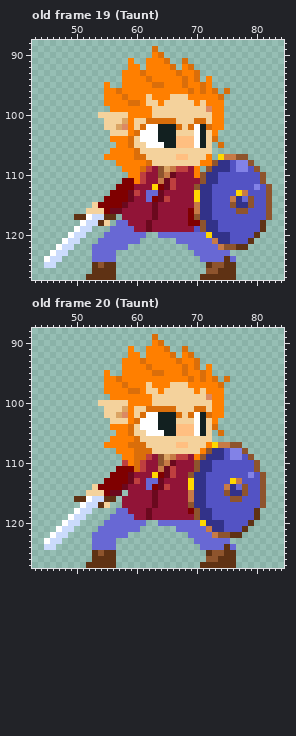
Pixel-art file -- Main Build/Art/Cato Combat Sprite.aseprite. That is the earlier state.
128x128 pixels, 48 frames. Shown: old frame 19 (Taunt): x 43..84, y 88..127; old frame 20 (Taunt): x 43..84, y 88..127. The commit also changed other frames, which this record leaves out.
And afterwards:
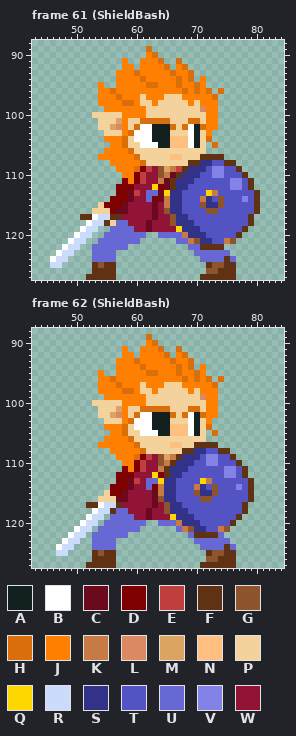
Palette (. is transparent): A #122020  B #ffffff  C #6b091e  D #7f0000  E #bf3f3f  F #5f3214  G #8e542d  H #da6e0a  J #ff7f00  K #c77a46  L #db8963  M #dba463  N #ffbf81  P #f4d29c  Q #ffd700  R #cbdbfc  S #323289  T #5353c4  U #6868d4  V #8282e7  W #911437
A new or re-ordered frame is compared with the old frame closest to it.
Diff:
frames 48 -> 69
Changed rows in their new state; - is an unchanged pixel.
Frame 61 (ShieldBash) is new; against old frame 19 (Taunt):
first column x 45:
 89 -----------------H.-------------------
 90 -----------------JH.------------------
 91 -------------J.-J--H.-H.--------------
 92 -------------J-.J---H.JH.-------------
 93 ------------J--HJ----HJ-H.------------
 94 ------------J---HJ----HJH.J.----------
 95 ---------J.-J----H-J--HJ-HJ.----------
 96 ---------J-HJ----------HJHJH.H.-------
 97 ---------J--HJ--PJ--P--J----H.--------
 98 ---------J---H-JP-JP----JPJ--.--------
 99 ----------J------P--------LJ-.--------
100 --------P----J---P---------J-.--------
101 ---------P--MJP-H----P--H-PJ-.--------
102 ---------P-MLJPHB-A--HPHBAHJ-.--------
103 ----------P--JHB--A--P--BAPJ.---------
104 ----------J--HPB--A--N--BAPH.---------
105 -----------J-HP-B--A-N--BAP.H.--------
106 ----------J---HP-----------.----------
107 ---------J------P----N-P--FFFF....----
108 -----------J----HP------FFSSTTFF...---
109 ------------J--HD------FSSSTVVT-F...--
110 -------------J-D------FSSSTTVV---F...-
111 --------------JD-----FSSSTTTT--VV-F..-
112 ---------------------FSSTTTT---VV-F...
113 -----------.--------QSSTTTTQK---TT-F..
114 ----------.---------KSSTTTK--G-TTVTF..
115 --------.P----------KSSTTTG-SG-TTTTF..
116 -------.--PD-C------GSSTTTTGG---TT-F..
117 -----.-FB-R-F--------GSSTTTT------F...
118 ------.B-RFP---------GSSSTTTT-----F..-
119 -----.B-R-------------QSSSTTT----F...-
120 ----.B-R---------------KSSSTTTT-F...--
121 ---.B-R-----------------KGSSTTKG...---
122 --.B-R--------------------FFFF....----
123 -.B-R---------------------------------
124 .B-R----------------------------------
125 .-R-----------------------------------
Frame 62 (ShieldBash) is new; against old frame 20 (Taunt):
first column x 45:
 89 -----------------H.------------------
 90 -----------------JH.-----------------
 91 -------------J.-J--H.-H.-------------
 92 -------------J-.J---H.JH.------------
 93 ------------J--HJ----HJ-H.-----------
 94 ------------J---HJ----HJH.J.---------
 95 ---------J.-J----H-J--HJ-HJ.---------
 96 ---------J-HJ----------HJHJH.H.------
 97 ---------J--HJ--PJ--P--J----H.-------
 98 ---------J---H-JP-JP----JPJ--.-------
 99 ----------J------P--------LJ-.-------
100 --------P----J---P---------J-.-------
101 ---------P--MJP-H----P--H-PJ-.-------
102 ---------P-MLJPHB-A--HPHBAHJ-.-------
103 ----------P--JHB--A--P--BAPJ.--------
104 ----------J--HPB--A--N--BAPH.--------
105 -----------J-HP-B--A-N--BAP.H.-------
106 ----------J---HP-----------.---------
107 ---------J----J-P----N-P-FFFF....----
108 -----------J---J-P-----FFSSTTFF...---
109 ------------J---D-----FSSSTVVT-F...--
110 -------------J-D-----FSSSTTVV---F...-
111 ------------.-JD----FSSSTTTT--VV-F..-
112 -----------.--D-----FSSTTTT---VV-F...
113 ----------..-------QSSTTTTQK---TT-F..
114 --------...--DC----KSSTTTK--G-TTVTF..
115 -------...PDDC-----KSSTTTG-SG-TTTTF..
116 -----....PPPCC-----GSSTTTTGG---TT-F..
117 ------.FFBRRF-------GSSTTTT------F...
118 -----...BRRF--------GSSSTTTT-----F..-
119 ----...BRR-----------QSSSTTT----F...-
120 ---...BRR-------------KSSSTTTT-F...--
121 --...BRR---------------KGSSTTKG...---
122 -...BRR------------------FFFFU...----
123 ...BRR-------------------------------
124 ..BRR--------------------------------
125 --RR---------------------------------
